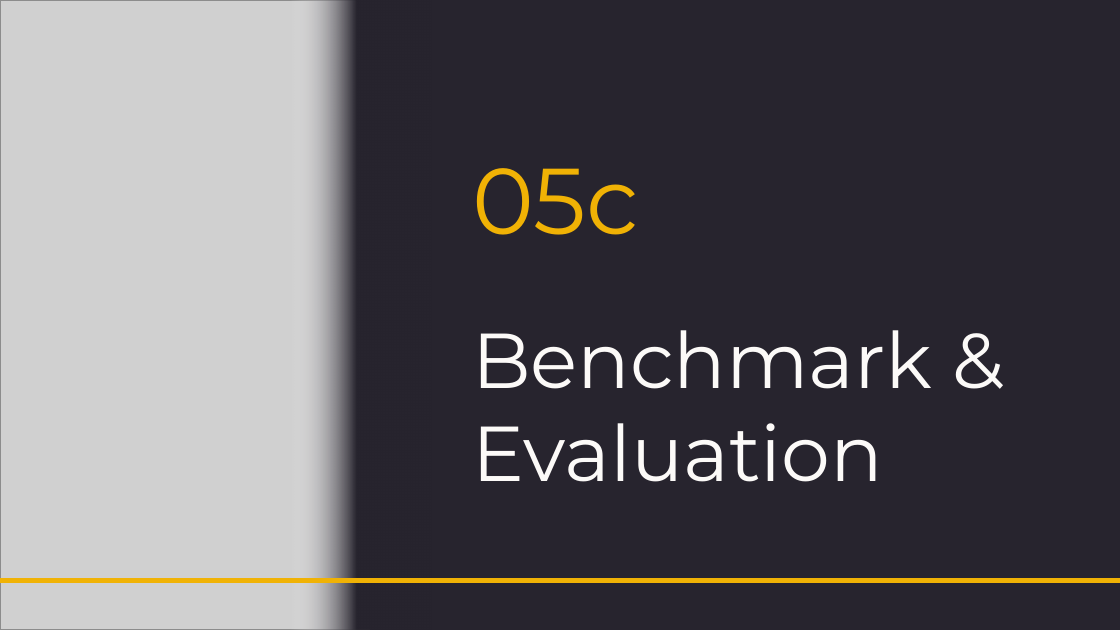
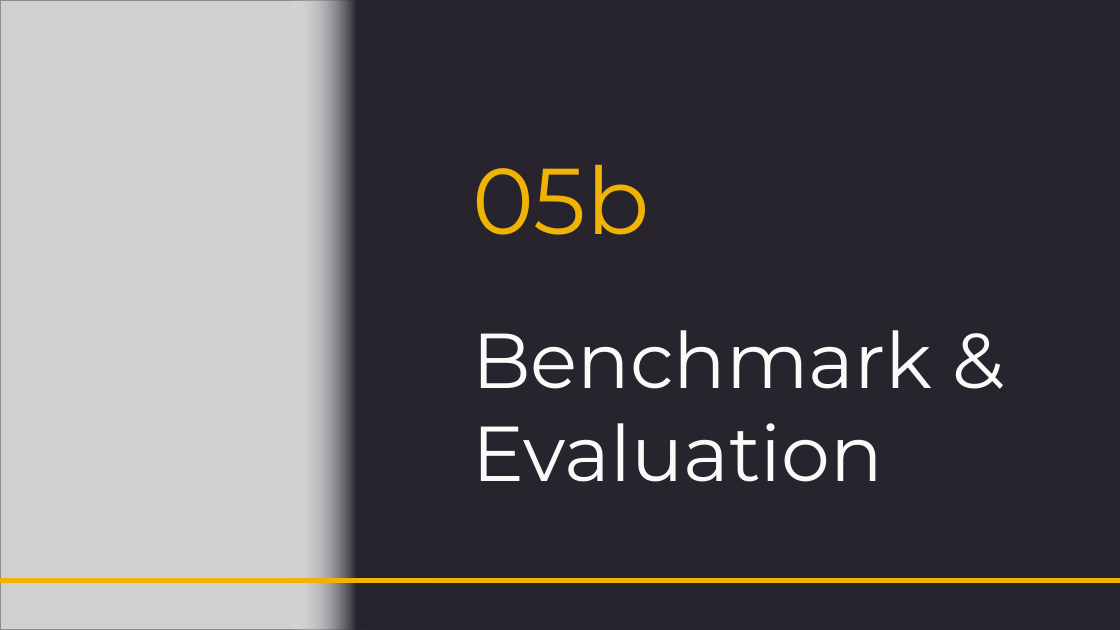
Before and after one commit to NightfuryEquinn/Ridership, a slide deck: slide 22 of docs/24202141_yipzixian_p1_presentation_revised.pptx (slide 26 before the commit). Drawn at 1120x630 pixels with LibreOffice and Linux fonts; fonts in the diff are those of the drawing; grey boxes stand for pictures. Boxes give left, top, right and bottom in pixels: in the first picture for what was removed or moved away, otherwise in the second. Text is boxed around its words. In the diff, an @@ line names an element or a change of style, - is before the commit and + after.

```diff
--- a/docs/24202141_yipzixian_p1_presentation_revised.pptx
+++ b/docs/24202141_yipzixian_p1_presentation_revised.pptx
@@ title at <box>472,164,650,235</box>: text changed @@
-05c
+05b
```
Also in this commit, not shown: 2 other slides changed, 5 slides added, 1 slide removed, 25 other files.
